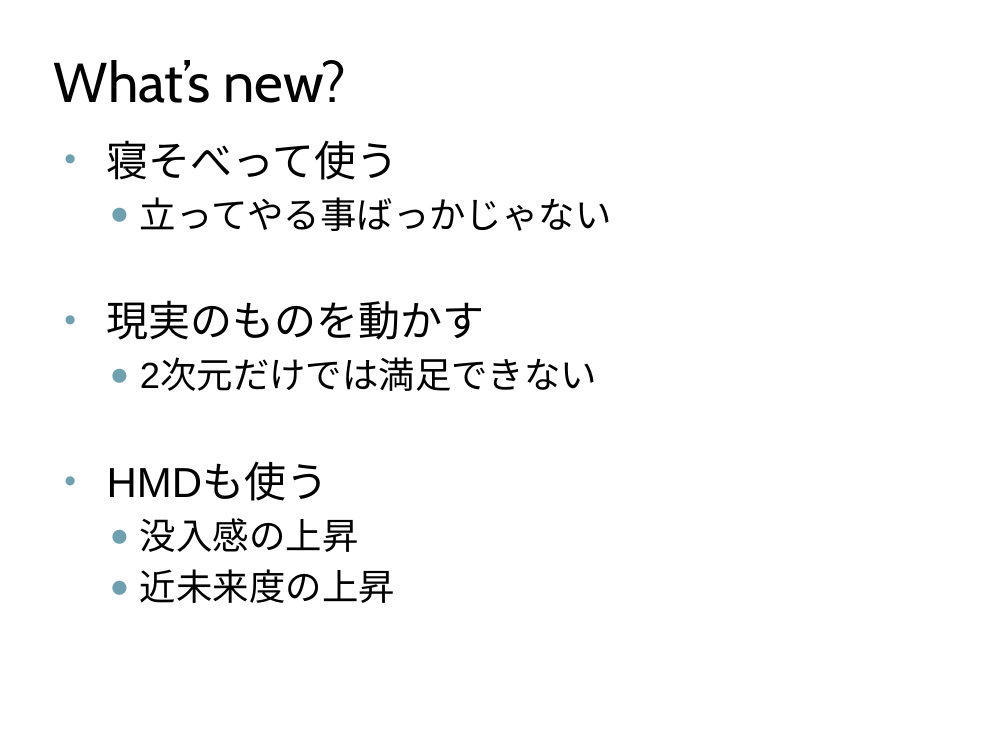
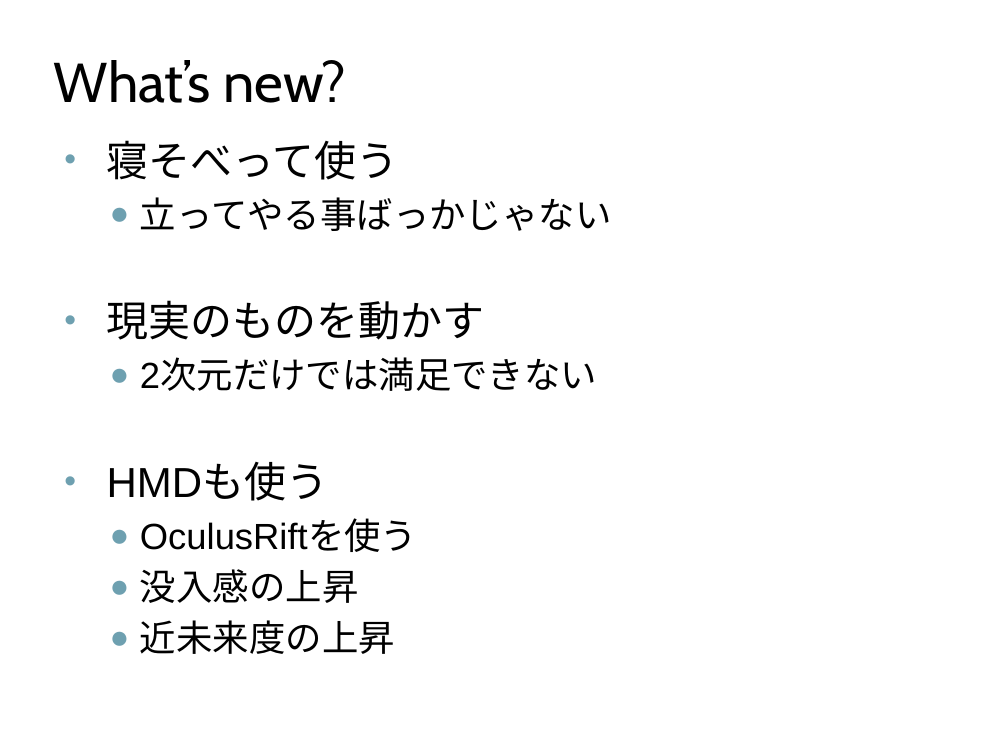
Before and after one commit to Kender09/dcl.apple, a slide deck: slide 3 of KinecDroneFin.pptx. Drawn at 1008x756 pixels with LibreOffice and Linux fonts; fonts in the diff are those of the drawing. Boxes give left, top, right and bottom in pixels: in the first picture for what was removed or moved away, otherwise in the second. Text is boxed around its words. In the diff, an @@ line names an element or a change of style, - is before the commit and + after.

```diff
--- a/KinecDroneFin.pptx
+++ b/KinecDroneFin.pptx
@@ text at (140, 520, 417, 552): paragraph added @@
+  ● OculusRiftを使う
```
Also in this commit, not shown: 3 other slides changed, 11 other files.
